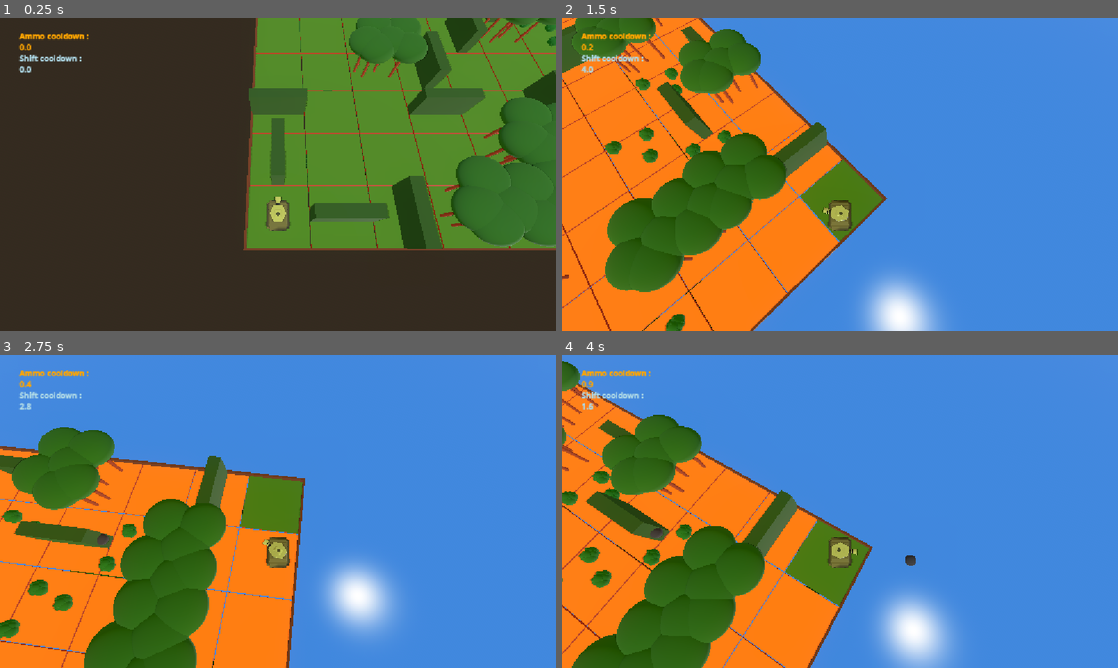
Above: before the commit, frames 1-4 (two rows, left to right).
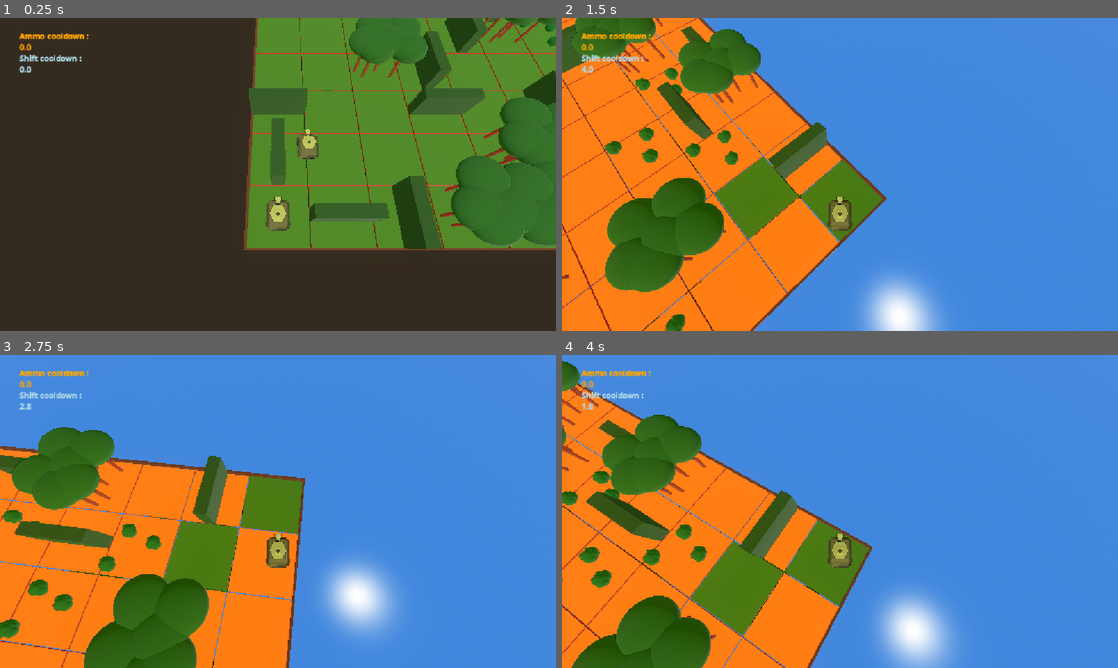
Above: after the commit, the same moments.

Repository: Grihgrix/Tank_Shift
Game: Godot game, scene res://Game scenes/Main_game_scene.tscn
Same seed, same stepped clock (60 frames per second), same inputs: the game is played once before the commit and once after it.
Inputs (mouse positions are in pixels of both pictures, inside the frame that each line leads up to):
- Up to frame 1 (0.25 s): no input
- Up to frame 2 (1.5 s): tap Enter (ui_accept) at 0.5, 0.77 s; move the mouse to (617, 55) at 0.52 s; hold Right (ui_right) 0.53-1.28 s; click (617, 55) at 0.6 s; move the mouse to (728, 190) at 1.27 s; hold Down (ui_down) from 1.28 s (still down); right-click (728, 190) at 1.35 s
- Up to frame 3 (2.75 s): tap Enter (ui_accept) at 1.52 s; click (166, 527) at 1.55 s; move the mouse to (55, 392) at 2.02 s; release Down (ui_down) at 2.03 s; hold Right (ui_right) from 2.03 s (still down); click (55, 392) at 2.1 s
- Up to frame 4 (4 s): move the mouse to (812, 574) at 2.77 s; release Right (ui_right) at 2.78 s; hold Up (ui_up) 2.78-3.53 s; click (812, 574) at 2.85 s; tap Enter (ui_accept) at 3.02, 3.77 s; move the mouse to (1006, 558) at 3.52 s; hold Left (ui_left) from 3.53 s (still down); right-click (1006, 558) at 3.6 s; click (1006, 558) at 3.8 s

The runs differ from the first frame. In frame 1, 0.3% of the frame differs, in the area x 53-58%, y 35-46%; in frame 2, 3.9%; in frame 3, 4.2%; in frame 4, 5.4%, in the area x 4-64%, y 9-92%.
Error after the commit: Invalid access to property or key 'is_player' on a base object of type 'CharacterBody3D (character.gd)'. (res://Game)

Commit message:
NPC no longer respond to player input

Diff:
--- a/Game scenes/Character scenes/shooter.gd
+++ b/Game scenes/Character scenes/shooter.gd
@@ -25,14 +25,12 @@
 
 
 func _physics_process(delta):
-	if Input.is_action_just_released("Shoot") and shooter_timer.is_stopped():
+	if character.is_player and Input.is_action_just_released("Shoot") and shooter_timer.is_stopped():
 		shooter_timer.start(Global.shoot_cooldown)
 		print("Shoot")
 		shoot_rc()
 
 func shoot_rc():
-	print("Function starts")
 	var projectile_rc:Node = PROJECTILE_RC.instantiate() # Intantiate new projectile
 	projectiles_node.add_child(projectile_rc)
 	projectile_rc.global_transform = global_transform
-	print("Function stops")
--- a/Game scenes/Character scenes/tourelle.gd
+++ b/Game scenes/Character scenes/tourelle.gd
@@ -2,6 +2,7 @@
 
 @onready var group_tourelle = $"."
 @onready var tourelle = $Head
+@onready var character = $"../.."
 
 
 # Variable for mouse angle measurements and calculations
@@ -29,7 +30,7 @@
 	# Mouse in viewport coordinates.
 	#if event is InputEventMouseButton:
 	#	pass
-	if event is InputEventMouseMotion:
+	if character.is_player and event is InputEventMouseMotion:
 		# Find mouse position
 		current_mouse_postion = event.position
 		# Find tourelle position
--- a/Game scenes/Main_game_scene.tscn
+++ b/Game scenes/Main_game_scene.tscn
@@ -33,12 +33,21 @@
 [node name="Downside_DirectionalLight3D" type="DirectionalLight3D" parent="." unique_id=1049685885]
 transform = Transform3D(-0.33073276, 0.6066145, 0.72293484, -0.858795, 0.1241394, -0.4970523, -0.39126372, -0.7852442, 0.47990042, 42.01996, -62.795364, 73.72279)
 
-[node name="Character" parent="." unique_id=1998404675 instance=ExtResource("2_sqh5q")]
+[node name="Projectiles_parent_node" type="Node3D" parent="." unique_id=1350631440 groups=["projectile_parent"]]
 
-[node name="Camera3D2" type="Camera3D" parent="Character" unique_id=988657058]
+[node name="Level" parent="." unique_id=2021217027 instance=ExtResource("3_ljjr8")]
+
+[node name="WorldEnvironment" type="WorldEnvironment" parent="." unique_id=1282892840]
+environment = SubResource("Environment_nr5eq")
+
+[node name="Player" parent="." unique_id=1998404675 instance=ExtResource("2_sqh5q")]
+is_player = true
+character_id = 1
+
+[node name="Camera3D2" type="Camera3D" parent="Player" unique_id=988657058]
 transform = Transform3D(1, 0, 0, 0, 0.34202012, 0.93969256, 0, -0.9396925, 0.34202012, 0, 20, 3)
 
-[node name="ATH_Label" type="RichTextLabel" parent="Character/Camera3D2" unique_id=1409370478]
+[node name="ATH_Label" type="RichTextLabel" parent="Player/Camera3D2" unique_id=1409370478]
 offset_left = 40.0
 offset_top = 26.0
 offset_right = 188.0
@@ -49,9 +58,6 @@
 script = ExtResource("3_gk8pv")
 metadata/_edit_use_anchors_ = true
 
-[node name="Projectiles_parent_node" type="Node3D" parent="." unique_id=1350631440 groups=["projectile_parent"]]
-
-[node name="Level" parent="." unique_id=2021217027 instance=ExtResource("3_ljjr8")]
-
-[node name="WorldEnvironment" type="WorldEnvironment" parent="." unique_id=1282892840]
-environment = SubResource("Environment_nr5eq")
+[node name="NPC_2" parent="." unique_id=465305077 instance=ExtResource("2_sqh5q")]
+transform = Transform3D(0.99999994, 0, 0, 0, 0.99999994, 0, 0, 0, 1, 3.1761627, 0, -7.3063965)
+character_id = 2
--- a/Game scenes/Terrain scenes/Level.tscn
+++ b/Game scenes/Terrain scenes/Level.tscn
@@ -64,7 +64,3 @@
 
 [node name="CollisionShape3D" type="CollisionShape3D" parent="Terrain_limits/Board_Limit_4/StaticBody3D" unique_id=1570484207]
 shape = SubResource("BoxShape3D_2wda1")
-
-[node name="Camera3D" type="Camera3D" parent="." unique_id=1092873005]
-transform = Transform3D(1, 0, 0, 0, 1, 0, 0, 0, 1, 9.475271, 3.3716755, 10.696658)
-visible = false
--- a/Game scenes/main_game_scene.gd
+++ b/Game scenes/main_game_scene.gd
@@ -1,18 +1,23 @@
 extends Node
 
-@onready var character = $Character
+@onready var player = $Player
+@onready var npc_2 = $NPC_2
+@onready var character_list:Array = [player, npc_2]
+
 @onready var level = $Level
 @onready var Tiles_parent_group = level.get_node("Tiles_parent_group")
 
 # Called when the node enters the scene tree for the first time.
 func _ready():
-	assign_character_to_tile(character)
+	for character in character_list:
+		assign_character_to_tile(character)
 
 
 
 # Called every frame. 'delta' is the elapsed time since the previous frame.
 func _process(delta):
-	assign_character_to_tile(character)
+	for character in character_list:
+		assign_character_to_tile(character)
 	#if Global.shift_requested_on_mouse or Global.self_shift_requested:
 	#	assign_character_to_tile(character)
 
